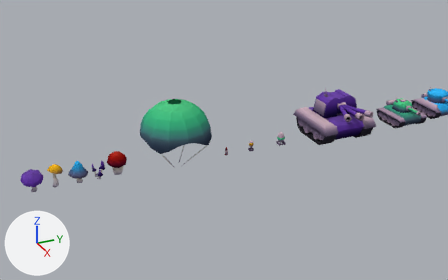
The Blender file Source Files/Blender Files/PAULO_OLIVEIRA_687979_pack1.blend, before and after one commit.
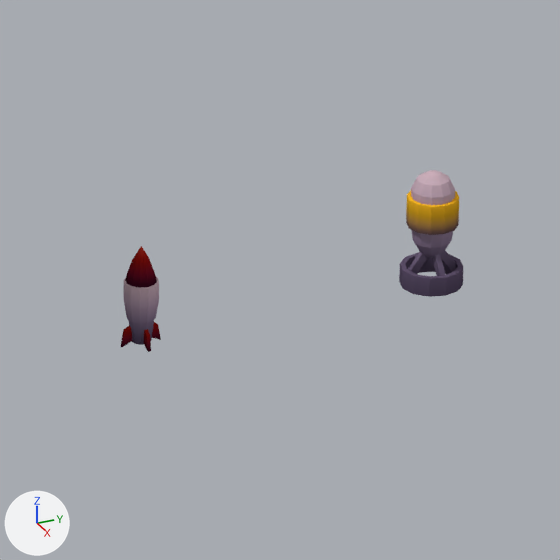
There are two pictures of each version: one from a 50 mm camera at (46.87, -80.88, 23.56) aimed at (2.13, -60.75, 1.19), one close up on the part from 48% to 58% of the width and 45% to 62% of the height. Lighting does not change. The marker at lower left points along +X, +Y and +Z.

Names of what the first close-up shows: 'Round Tank Shell', 'Tank Shell Pointy'.
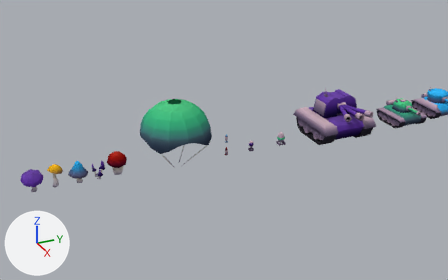
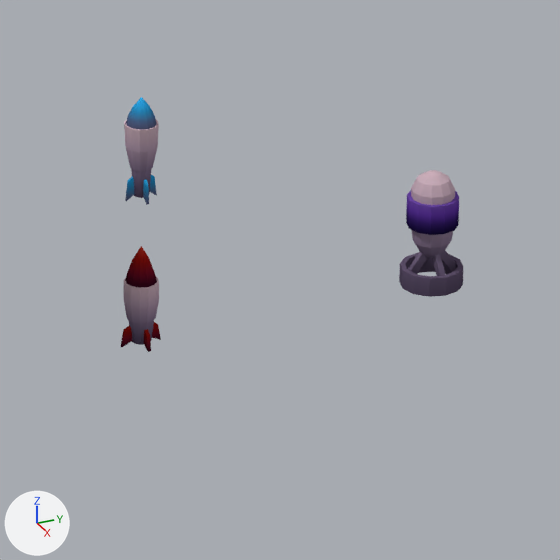
Pixel boxes (x1, y1, x2, y2) of what changed, in the close-ups (560 x 560 px):
```json
{"object": "Tank Shell Pointy.001", "change": "added", "after": [124, 97, 159, 205]}
{"part": 1, "of": "me_round_tank_shell", "change": "surface changed", "before": [406, 190, 459, 235], "after": [406, 190, 459, 235], "on screen": "brown to purple"}
```

The change, as JSON lines over the scene's bpy script:
```json
{"block": "me_round_tank_shell", "where": "me_round_tank_shell.from_pydata(...)  # 194 vertices, 194 faces; spans x -0.238..0.238, y -0.239..0.239, z -0.439..0.479"}
{"block": "me_round_tank_shell", "where": "# used by ob_round_tank_shell; location = (2.754, -58.418, 0.474)"}
{"block": "me_round_tank_shell", "change": "me_round_tank_shell part 1: texture (UV) coordinates of 36 of 194 faces, centred in x -0.182..0.182, y -0.182..0.183, z 0.049..0.279, changed; they spanned u 0.75..0.86, v 0.01..0.49 and now span u 0.88..1.0, v 0.01..0.49"}
{"op": "add", "block": "me_tank_shell_pointy_001", "code": ["me_tank_shell_pointy_001 = bpy.data.meshes.new('Tank Shell Pointy.001')", "me_tank_shell_pointy_001.from_pydata(...)  # 122 vertices, 122 faces; spans x -0.127..0.129, y -0.127..0.125, z -0.407..0.4", "me_tank_shell_pointy_001.materials.append(mat_generic_atlas_material)  # picture img_texture_atlas_jpg"]}
{"op": "add", "block": "ob_tank_shell_pointy_001", "code": ["ob_tank_shell_pointy_001 = bpy.data.objects.new('Tank Shell Pointy.001', me_tank_shell_pointy_001)", "ob_tank_shell_pointy_001.location = (2.754, -60.801, 1.594)"]}
```
